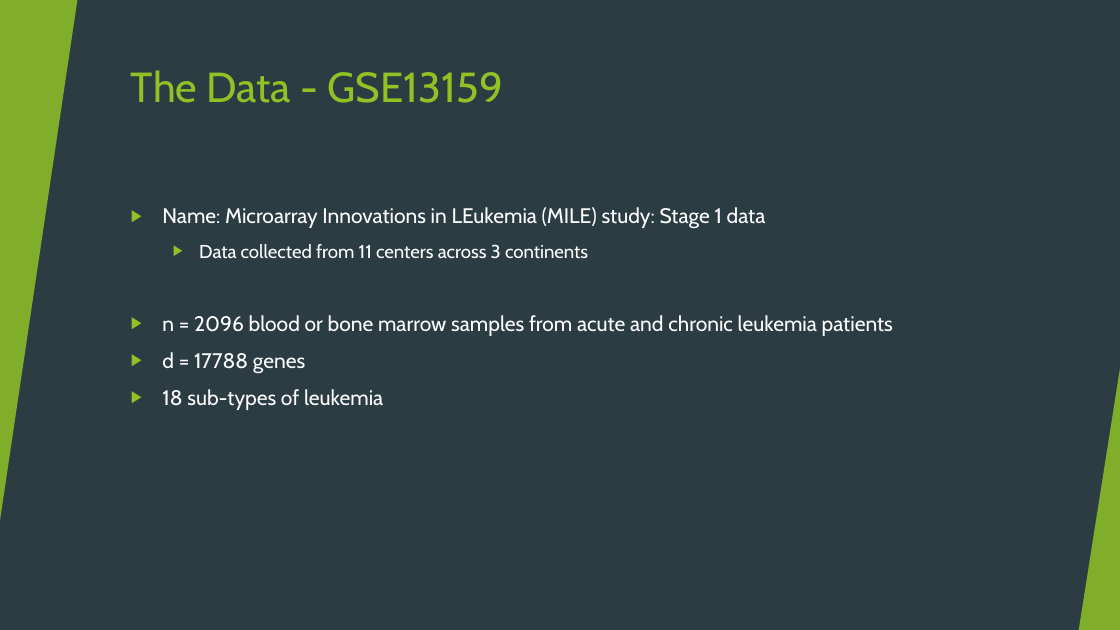
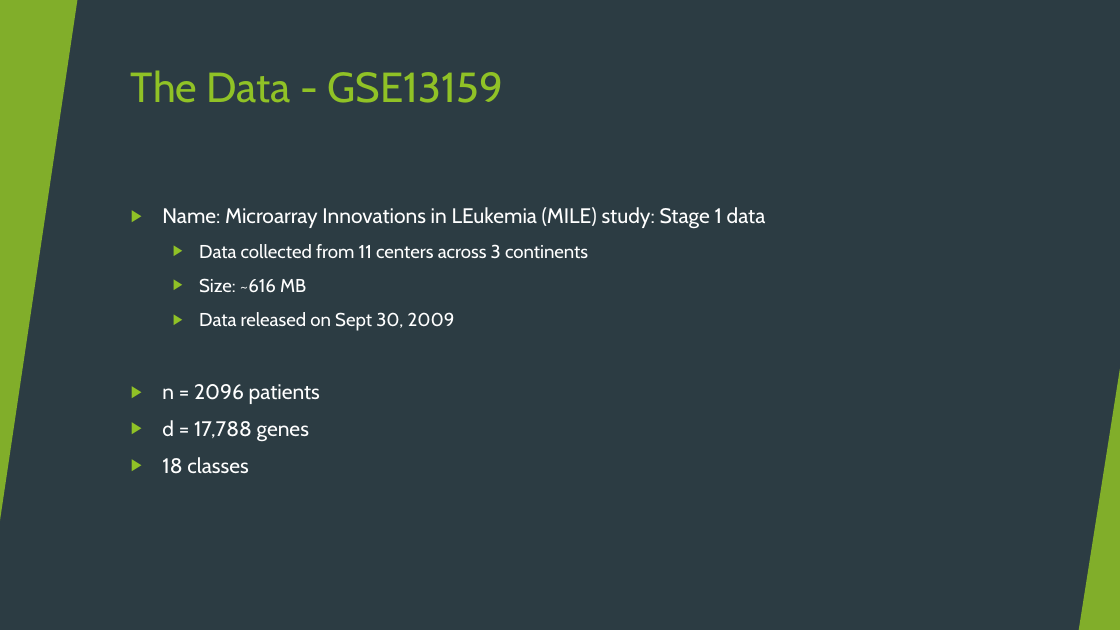
Before and after one commit to nowei/leukemia-classification, a slide deck: slide 3 of Leukemia Detection.pptx. Drawn at 1120x630 pixels with LibreOffice and Linux fonts; fonts in the diff are those of the drawing. Boxes give left, top, right and bottom in pixels: in the first picture for what was removed or moved away, otherwise in the second. Text is boxed around its words. In the diff, an @@ line names an element or a change of style, - is before the commit and + after.

```diff
--- a/Leukemia Detection.pptx
+++ b/Leukemia Detection.pptx
@@ text at [162, 278, 455, 474]: text changed; size 18 to 16 pt @@
-▶ n = 2096 blood or bone marrow samples from acute and chronic leukemia patients
-▶ d = 17788 genes
-▶ 18 sub-types of leukemia
+  ▶ Size: ~616 MB
+  ▶ Data released on Sept 30, 2009
+▶ n = 2096 patients
+▶ d = 17,788 genes
+▶ 18 classes
```
Also in this commit, not shown: 13 other slides changed, 10 slides added, 6 slides removed, 15 other files.
